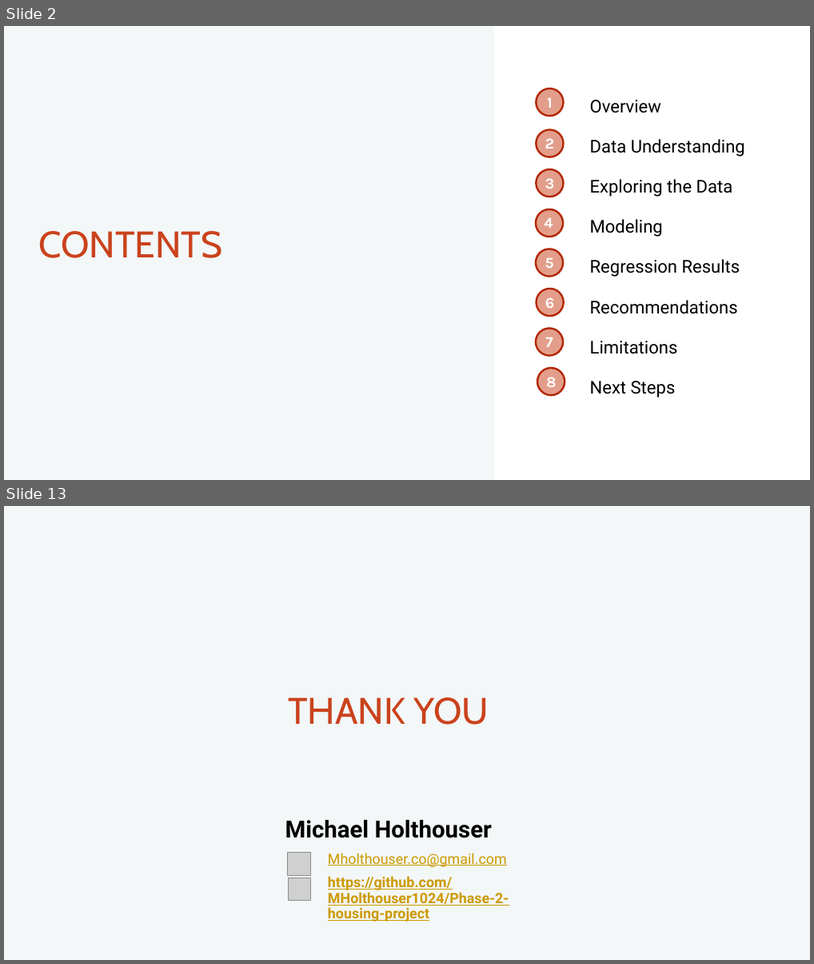
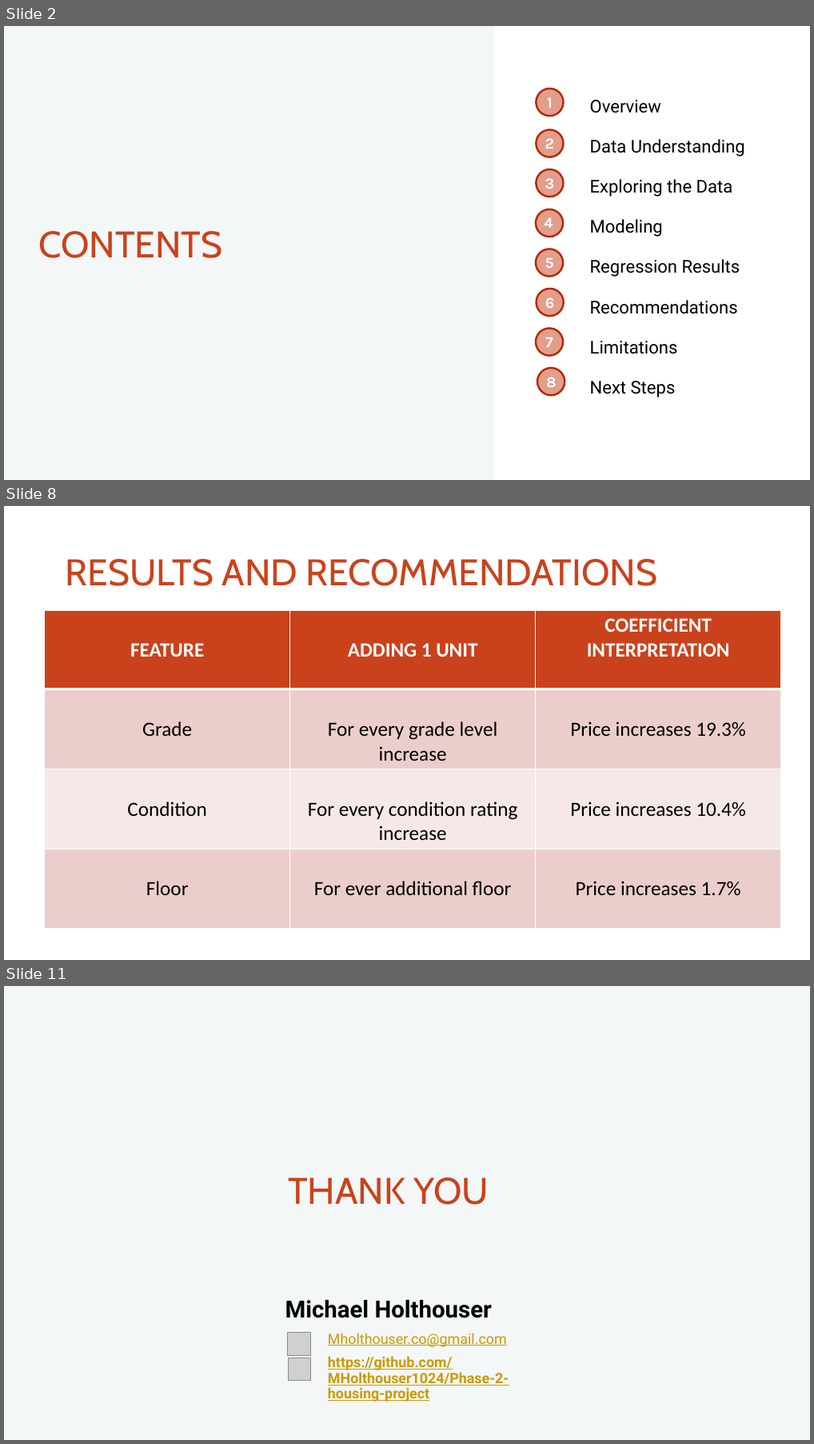
Before and after one commit to MHolthouser1024/Phase-2-housing-project, a slide deck: Presentation.pptx. Shown one above the other, each under a label of ours: slides 2 and 13 before the commit, slides 2, 8 and 11 after it; the slides between them are not shown. The pictures are 814x964 and 814x1444 pixels, drawn with LibreOffice and Linux fonts; fonts in the diff are those of the drawing; grey boxes stand for pictures. Boxes give left, top, right and bottom in pixels: in the first picture for what was removed or moved away, otherwise in the second. Text is boxed around its words. In the diff, an @@ line names an element or a change of style, - is before the commit and + after.

```diff
--- a/Presentation.pptx
+++ b/Presentation.pptx
@@ slide 8 added at <box>4,506,810,960</box>, background #FFFFFF @@
@@ title added at <box>66,559,658,586</box>, 44 pt, text #CA421C @@
+RESULTS AND RECOMMENDATIONS
@@ table added at <box>45,610,782,927</box>, 4 rows, 3 columns @@
+FEATURE | ADDING 1 UNIT | COEFFICIENT INTERPRETATION
+Grade | For every grade level increase | Price increases 19.3%
+Condition | For every condition rating increase | Price increases 10.4%
+Floor | For ever additional floor | Price increases 1.7%
@@ what was slide 13 is now slide 11 @@
```
Also in this commit, not shown: 4 slides changed, 3 other slides added, 6 slides removed.
